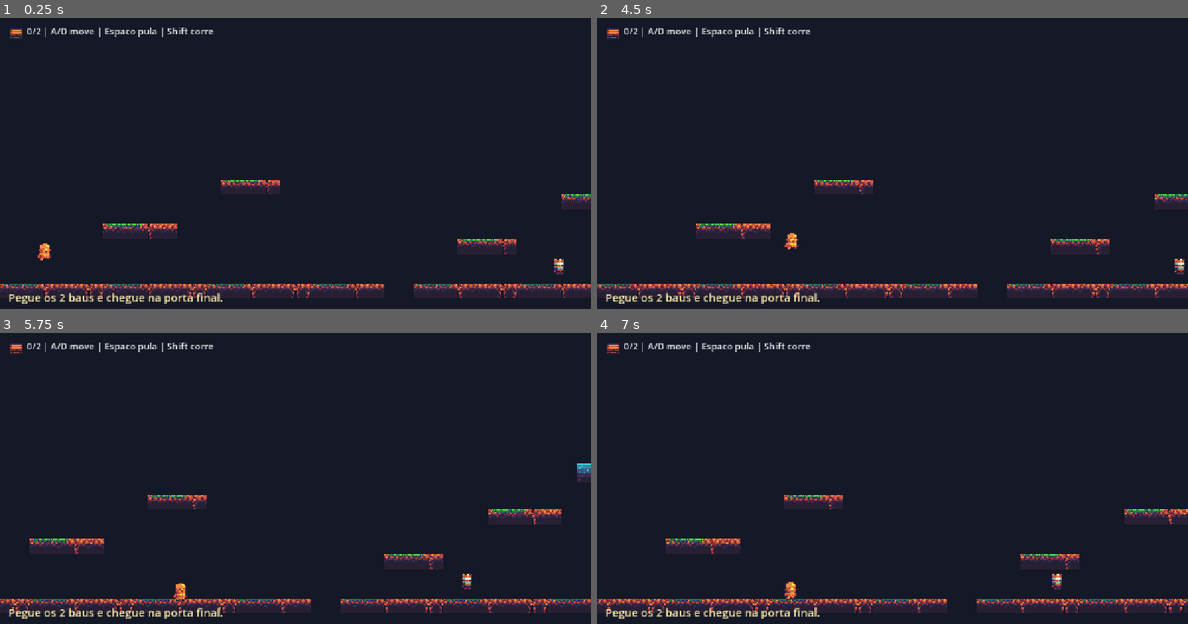
Above: before the commit, frames 1-4 (two rows, left to right).
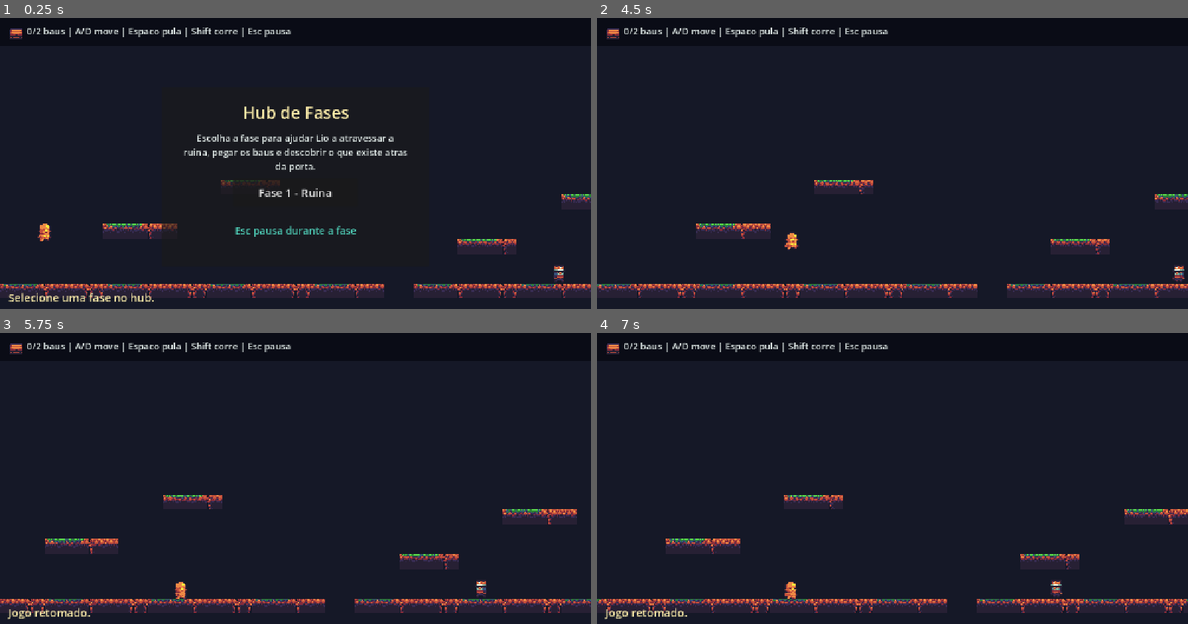
Above: after the commit, the same moments.

Repository: joquira/GameJam_Dev_Trio
Game: Godot game, scene res://scenes/main.tscn
Same seed, same stepped clock (60 frames per second), same inputs: the game is played once before the commit and once after it.
Inputs (mouse positions are in pixels of both pictures, inside the frame that each line leads up to):
- Up to frame 1 (0.25 s): no input
- Up to frame 2 (4.5 s): click (892, 192) at 0.5 s, where only the run after the commit has a clickable "Fase 1 - Ruina"; hold Space (jump) 1.28-2.03 s; hold D (move_right) 1.28-2.78 s; tap Shift (run) at 2.1, 3.6 s; tap Space (jump) at 2.27, 2.3, 2.57, 3.77, 3.8, 4.07 s; hold A (move_left) 2.78-3.53 s; hold Space (jump) 2.78-3.53 s; hold D (move_right) from 3.53 s (still down); hold Space (jump) from 4.28 s (still down)
- Up to frame 3 (5.75 s): tap Escape (pause, bound only after the commit) at 4.9 s; release D (move_right) at 5 s; release Space (jump) at 5 s; click (295, 487) at 5 s, where only the run after the commit has a clickable "Continuar"
- Up to frame 4 (7 s): hold A (move_left) 5.78-6.53 s; tap Shift (run) at 5.85 s; tap Space (jump) at 6.02, 6.05, 6.32 s; hold D (move_right) from 6.53 s (still down); hold Space (jump) from 6.53 s (still down)

The runs differ from the first frame. In frame 1, 3.5% of the frame differs, in the area x 1-96%, y 3-99%; in frame 2, 1.2%; in frame 3, 3.4%; in frame 4, 2.1%.

Commit message:
Finalize game jam build

Diff:
--- a/project.godot
+++ b/project.godot
@@ -13,7 +13,7 @@
 config/name="Atras da Porta"
 config/description="AC1 Game Jam - plataforma 2D sobre descobrir o que existe atras de cada porta."
 run/main_scene="res://scenes/main.tscn"
-config/features=PackedStringArray("4.6")
+config/features=PackedStringArray("4.7")
 
 [display]
 
@@ -51,6 +51,11 @@
 "events": [Object(InputEventKey,"resource_local_to_scene":false,"resource_name":"","device":-1,"window_id":0,"alt_press …(190 unchanged characters)…
 ]
 }
+pause={
+"deadzone": 0.5,
+"events": [Object(InputEventKey,"resource_local_to_scene":false,"resource_name":"","device":-1,"window_id":0,"alt_pressed":false,"shift_pressed":false,"ctrl_pressed":false,"meta_pressed":false,"pressed":false,"keycode":4194305,"physical_keycode":0,"key_label":0,"unicode":0,"location":0,"echo":false,"script":null)
+]
+}
 
 [rendering]
 
--- a/scenes/inimigo.tscn
+++ b/scenes/inimigo.tscn
@@ -14,6 +14,7 @@
 region = Rect2(0, 32, 32, 32)
 
 [node name="Inimigo" type="CharacterBody2D"]
+floor_snap_length = 10.0
 script = ExtResource("1_enemy")
 
 [node name="CollisionShape2D" type="CollisionShape2D" parent="."]
@@ -25,7 +26,7 @@
 shape = SubResource("RectangleShape2D_damage")
 
 [node name="Sprite2D" type="Sprite2D" parent="."]
-position = Vector2(0, -30)
+position = Vector2(0, -14)
 texture_filter = 1
 texture = SubResource("AtlasTexture_enemy")
 scale = Vector2(1.7, 1.7)
--- a/scenes/main.tscn
+++ b/scenes/main.tscn
@@ -30,12 +30,12 @@
 position = Vector2(1430, 304)
 
 [node name="Inimigo1" parent="Actors" instance=ExtResource("6_enemy")]
-position = Vector2(1190, 520)
+position = Vector2(1190, 562)
 left_limit = 1060.0
 right_limit = 1410.0
 
 [node name="Inimigo2" parent="Actors" instance=ExtResource("6_enemy")]
-position = Vector2(2070, 520)
+position = Vector2(2070, 562)
 left_limit = 1850.0
 right_limit = 2250.0
 
@@ -46,8 +46,16 @@
 position = Vector2(96, 480)
 
 [node name="CanvasLayer" type="CanvasLayer" parent="." unique_id=80478238]
+layer = 10
+
+[node name="HudBar" type="ColorRect" parent="CanvasLayer"]
+z_index = 10
+offset_right = 1280.0
+offset_bottom = 62.0
+color = Color(0.0313726, 0.0392157, 0.0705882, 0.82)
 
 [node name="HUDIcon" type="TextureRect" parent="CanvasLayer"]
+z_index = 20
 offset_left = 18.0
 offset_top = 12.0
 offset_right = 52.0
@@ -57,6 +65,7 @@
 stretch_mode = 5
 
 [node name="HUD" type="Label" parent="CanvasLayer" unique_id=946316459]
+z_index = 20
 offset_left = 58.0
 offset_top = 14.0
 offset_right = 1040.0
@@ -73,3 +82,112 @@
 theme_override_colors/font_color = Color(1, 0.941176, 0.67451, 1)
 theme_override_font_sizes/font_size = 24
 autowrap_mode = 3
+
+[node name="StartPanel" type="Panel" parent="CanvasLayer"]
+offset_left = 350.0
+offset_top = 150.0
+offset_right = 930.0
+offset_bottom = 540.0
+
+[node name="Title" type="Label" parent="CanvasLayer/StartPanel"]
+offset_left = 42.0
+offset_top = 30.0
+offset_right = 540.0
+offset_bottom = 82.0
+theme_override_colors/font_color = Color(1, 0.941176, 0.67451, 1)
+theme_override_font_sizes/font_size = 36
+text = "Hub de Fases"
+horizontal_alignment = 1
+
+[node name="Intro" type="Label" parent="CanvasLayer/StartPanel"]
+offset_left = 44.0
+offset_top = 96.0
+offset_right = 536.0
+offset_bottom = 172.0
+theme_override_colors/font_color = Color(0.917647, 0.956863, 0.945098, 1)
+theme_override_font_sizes/font_size = 20
+text = "Escolha a fase para ajudar Lio a atravessar a ruina, pegar os baus e descobrir o que existe atras da porta."
+horizontal_alignment = 1
+autowrap_mode = 3
+
+[node name="StartHint" type="Label" parent="CanvasLayer/StartPanel"]
+offset_left = 42.0
+offset_top = 296.0
+offset_right = 540.0
+offset_bottom = 336.0
+theme_override_colors/font_color = Color(0.309804, 0.811765, 0.721569, 1)
+theme_override_font_sizes/font_size = 22
+text = "Esc pausa durante a fase"
+horizontal_alignment = 1
+
+[node name="Fase1Button" type="Button" parent="CanvasLayer/StartPanel"]
+offset_left = 155.0
+offset_top = 198.0
+offset_right = 425.0
+offset_bottom = 260.0
+theme_override_font_sizes/font_size = 24
+text = "Fase 1 - Ruina"
+
+[node name="EndPanel" type="Panel" parent="CanvasLayer"]
+visible = false
+offset_left = 320.0
+offset_top = 165.0
+offset_right = 960.0
+offset_bottom = 520.0
+
+[node name="EndTitle" type="Label" parent="CanvasLayer/EndPanel"]
+offset_left = 42.0
+offset_top = 34.0
+offset_right = 598.0
+offset_bottom = 90.0
+theme_override_colors/font_color = Color(1, 0.941176, 0.67451, 1)
+theme_override_font_sizes/font_size = 34
+text = "O que havia atras da porta?"
+horizontal_alignment = 1
+
+[node name="EndText" type="Label" parent="CanvasLayer/EndPanel"]
+offset_left = 48.0
+offset_top = 116.0
+offset_right = 592.0
+offset_bottom = 242.0
+theme_override_colors/font_color = Color(0.917647, 0.956863, 0.945098, 1)
+theme_override_font_sizes/font_size = 21
+text = "Uma saida iluminada. Lio escapou da ruina levando os dois baus e provou que a curiosidade tambem pode abrir caminhos."
+horizontal_alignment = 1
+autowrap_mode = 3
+
+[node name="PausePanel" type="Panel" parent="CanvasLayer"]
+visible = false
+process_mode = 3
+offset_left = 410.0
+offset_top = 190.0
+offset_right = 870.0
+offset_bottom = 475.0
+
+[node name="PauseTitle" type="Label" parent="CanvasLayer/PausePanel"]
+offset_left = 38.0
+offset_top = 32.0
+offset_right = 422.0
+offset_bottom = 84.0
+theme_override_colors/font_color = Color(1, 0.941176, 0.67451, 1)
+theme_override_font_sizes/font_size = 34
+text = "Jogo pausado"
+horizontal_alignment = 1
+
+[node name="ContinueButton" type="Button" parent="CanvasLayer/PausePanel"]
+process_mode = 3
+offset_left = 100.0
+offset_top = 118.0
+offset_right = 360.0
+offset_bottom = 178.0
+theme_override_font_sizes/font_size = 24
+text = "Continuar"
+
+[node name="ExitButton" type="Button" parent="CanvasLayer/PausePanel"]
+process_mode = 3
+offset_left = 100.0
+offset_top = 198.0
+offset_right = 360.0
+offset_bottom = 258.0
+theme_override_font_sizes/font_size = 24
+text = "Sair do jogo"
--- a/scripts/enemy.gd
+++ b/scripts/enemy.gd
@@ -4,19 +4,55 @@
 @export var right_limit := 0.0
 @export var speed := 80.0
 
+const FRAME_SIZE := Vector2i(32, 32)
+const ENEMY_ROW := 1
+const WALK_COLUMNS := [0, 1, 2, 3]
+
 var direction := 1.0
 var gravity := 1250.0
+var animation_time := 0.0
+
+@onready var sprite: Sprite2D = $Sprite2D
+
+func _ready() -> void:
+	if left_limit == 0.0 and right_limit == 0.0:
+		left_limit = global_position.x - 120.0
+		right_limit = global_position.x + 120.0
+
+	if sprite.texture is AtlasTexture:
+		sprite.texture = sprite.texture.duplicate()
+
+	sprite.position = Vector2(0.0, -14.0)
+	sprite.texture_filter = CanvasItem.TEXTURE_FILTER_NEAREST
 
 func _physics_process(delta: float) -> void:
-	velocity.y += gravity * delta
-	velocity.x = direction * speed
-	move_and_slide()
+	if is_on_floor() and velocity.y > 0.0:
+		velocity.y = 0.0
+	else:
+		velocity.y += gravity * delta
 
 	if global_position.x <= left_limit:
 		direction = 1.0
 	elif global_position.x >= right_limit:
 		direction = -1.0
 
+	velocity.x = direction * speed
+	move_and_slide()
+
+	if is_on_wall():
+		direction *= -1.0
+
+	_update_visual(delta)
+
+func _update_visual(delta: float) -> void:
+	animation_time += delta
+	var frame_index := int(animation_time * 8.0) % WALK_COLUMNS.size()
+	var texture := sprite.texture as AtlasTexture
+	if texture:
+		texture.region = Rect2(WALK_COLUMNS[frame_index] * FRAME_SIZE.x, ENEMY_ROW * FRAME_SIZE.y, FRAME_SIZE.x, FRAME_SIZE.y)
+
+	sprite.flip_h = direction < 0.0
+
 func _on_body_entered(body: Node2D) -> void:
 	if body.has_method("respawn"):
 		body.respawn()
--- a/scripts/game.gd
+++ b/scripts/game.gd
@@ -1,18 +1,49 @@
 extends Node2D
 
-@onready var player: CharacterBody2D = $Player
+@onready var player = $Player
 @onready var hud_label: Label = $CanvasLayer/HUD
 @onready var message_label: Label = $CanvasLayer/Message
+@onready var start_panel: Panel = $CanvasLayer/StartPanel
+@onready var end_panel: Panel = $CanvasLayer/EndPanel
+@onready var pause_panel: Panel = $CanvasLayer/PausePanel
+@onready var fase_1_button: Button = $CanvasLayer/StartPanel/Fase1Button
+@onready var continue_button: Button = $CanvasLayer/PausePanel/ContinueButton
+@onready var exit_button: Button = $CanvasLayer/PausePanel/ExitButton
 
 var baus := 0
 var tempo_pulo_alto := 8.0
+var jogo_iniciado := false
+var jogo_finalizado := false
+var message_tween: Tween
 
 func _ready() -> void:
+	process_mode = Node.PROCESS_MODE_ALWAYS
 	conectar_objetos()
+	player.controls_enabled = false
+	start_panel.visible = true
+	end_panel.visible = false
+	pause_panel.visible = false
+	pause_panel.process_mode = Node.PROCESS_MODE_ALWAYS
 	atualizar_hud()
-	mostrar_mensagem("Pegue os 2 baus e chegue na porta final.")
+	mostrar_mensagem("Selecione uma fase no hub.")
+
+func _unhandled_input(event: InputEvent) -> void:
+	if event.is_action_pressed("pause") and jogo_iniciado and not jogo_finalizado:
+		if get_tree().paused:
+			continuar_jogo()
+		else:
+			pausar_jogo()
+		return
+
+	if not jogo_iniciado and event.is_action_pressed("jump"):
+		iniciar_jogo()
 
 func conectar_objetos() -> void:
+	fase_1_button.pressed.connect(iniciar_jogo)
+	continue_button.pressed.connect(continuar_jogo)
+	exit_button.pressed.connect(sair_do_jogo)
+	player.respawned.connect(player_respawnou)
+
 	for bau in get_tree().get_nodes_in_group("baus"):
 		bau.coletado.connect(pegou_bau)
 
@@ -22,17 +53,45 @@
 	for porta in get_tree().get_nodes_in_group("portas"):
 		porta.entrou.connect(chegou_na_porta)
 
+func iniciar_jogo() -> void:
+	if jogo_iniciado:
+		return
+
+	jogo_iniciado = true
+	player.controls_enabled = true
+	start_panel.visible = false
+	mostrar_mensagem("Pegue os 2 baus e chegue na porta final.")
+
+func pausar_jogo() -> void:
+	pause_panel.visible = true
+	player.controls_enabled = false
+	get_tree().paused = true
+
+func continuar_jogo() -> void:
+	get_tree().paused = false
+	pause_panel.visible = false
+	if jogo_iniciado and not jogo_finalizado:
+		player.controls_enabled = true
+	mostrar_mensagem("Jogo retomado.")
+
+func sair_do_jogo() -> void:
+	get_tree().paused = false
+	get_tree().quit()
+
 func pegou_bau(body: Node2D, bau: Area2D) -> void:
-	if body != player:
+	if body != player or jogo_finalizado:
 		return
 
 	baus += 1
 	bau.queue_free()
 	atualizar_hud()
-	mostrar_mensagem("Bau coletado!")
+	if baus >= 2:
+		mostrar_mensagem("Todos os baus foram coletados. Va ate a porta!")
+	else:
+		mostrar_mensagem("Bau coletado!")
 
 func pegou_power_up_pulo(body: Node2D, power_up: Area2D) -> void:
-	if body != player:
+	if body != player or jogo_finalizado:
 		return
 
 	power_up.queue_free()
@@ -45,7 +104,7 @@
 	mostrar_mensagem("O pulo alto acabou.")
 
 func chegou_na_porta(body: Node2D) -> void:
-	if body != player:
+	if body != player or jogo_finalizado:
 		return
 
 	if baus < 2:
@@ -53,13 +112,29 @@
 		return
 
 	player.controls_enabled = false
-	mostrar_mensagem("Voce venceu!")
+	jogo_finalizado = true
+	end_panel.visible = true
+	mostrar_mensagem("Voce venceu! A luz atras da porta revelou a saida.")
+
+func player_respawnou() -> void:
+	if jogo_finalizado:
+		return
+
+	player.desativar_pulo_alto()
+	atualizar_hud()
+	mostrar_mensagem("Cuidado! Voce voltou ao inicio.")
 
 func atualizar_hud() -> void:
-	hud_label.text = "%d/2 | A/D move | Espaco pula | Shift corre" % baus
+	hud_label.text = "%d/2 baus | A/D move | Espaco pula | Shift corre | Esc pausa" % baus
 	if player.pulo_alto:
 		hud_label.text += " | Pulo alto"
 
 func mostrar_mensagem(texto: String) -> void:
+	if message_tween:
+		message_tween.kill()
+
 	message_label.text = texto
 	message_label.modulate.a = 1
+	message_tween = create_tween()
+	message_tween.tween_interval(2.2)
+	message_tween.tween_property(message_label, "modulate:a", 0.0, 0.6)
--- a/scripts/player.gd
+++ b/scripts/player.gd
@@ -1,4 +1,6 @@
 extends CharacterBody2D
+
+signal respawned
 
 const WALK_SPEED := 210.0
 const RUN_SPEED := 320.0
@@ -24,6 +26,8 @@
 
 func _physics_process(delta: float) -> void:
 	if not controls_enabled:
+		velocity = Vector2.ZERO
+		_update_animation(0.0, WALK_SPEED)
 		return
 
 	var direction := Input.get_axis("move_left", "move_right")
@@ -49,6 +53,7 @@
 func respawn() -> void:
 	global_position = spawn_position
 	velocity = Vector2.ZERO
+	respawned.emit()
 
 func ativar_pulo_alto() -> void:
 	pulo_alto = true
--- a/tools/smoke_test.gd
+++ b/tools/smoke_test.gd
@@ -16,10 +16,44 @@
 	var cenario: Node = main.get_node_or_null("Cenario")
 	var tile_map: Node = main.get_node_or_null("Cenario/LevelTiles")
 	var hud: Label = main.get_node_or_null("CanvasLayer/HUD")
-	if player == null or cenario == null or tile_map == null or hud == null:
+	var start_panel: Panel = main.get_node_or_null("CanvasLayer/StartPanel")
+	var end_panel: Panel = main.get_node_or_null("CanvasLayer/EndPanel")
+	var pause_panel: Panel = main.get_node_or_null("CanvasLayer/PausePanel")
+	var fase_1_button: Button = main.get_node_or_null("CanvasLayer/StartPanel/Fase1Button")
+	var continue_button: Button = main.get_node_or_null("CanvasLayer/PausePanel/ContinueButton")
+	var exit_button: Button = main.get_node_or_null("CanvasLayer/PausePanel/ExitButton")
+	var enemy: CharacterBody2D = main.get_node_or_null("Actors/Inimigo1")
+	if player == null or cenario == null or tile_map == null or hud == null or start_panel == null or end_panel == null or pause_panel == null or fase_1_button == null or continue_button == null or exit_button == null or enemy == null:
 		push_error("Required gameplay nodes are missing.")
 		quit(1)
 		return
 
-	print("SMOKE_OK player=%s cenario=%s tile_map=%s hud=%s" % [player.name, cenario.name, tile_map.name, hud.text])
+	if not start_panel.visible or end_panel.visible or pause_panel.visible:
+		push_error("Menu panels are not in the expected initial state.")
+		quit(1)
+		return
+
+	main.iniciar_jogo()
+	main.pausar_jogo()
+	if not paused or not pause_panel.visible:
+		push_error("Pause menu did not open correctly.")
+		quit(1)
+		return
+
+	main.continuar_jogo()
+	if paused or pause_panel.visible:
+		push_error("Pause menu did not close correctly.")
+		quit(1)
+		return
+
+	var enemy_start_x := enemy.global_position.x
+	for i in range(20):
+		await physics_frame
+
+	if not enemy.is_on_floor() or abs(enemy.global_position.x - enemy_start_x) < 1.0:
+		push_error("Enemy should be grounded and patrolling.")
+		quit(1)
+		return
+
+	print("SMOKE_OK player=%s cenario=%s tile_map=%s hud=%s start=%s pause=%s end=%s enemy_x=%.1f" % [player.name, cenario.name, tile_map.name, hud.text, start_panel.visible, pause_panel.visible, end_panel.visible, enemy.global_position.x])
 	quit()
Not shown, changed: README.md
